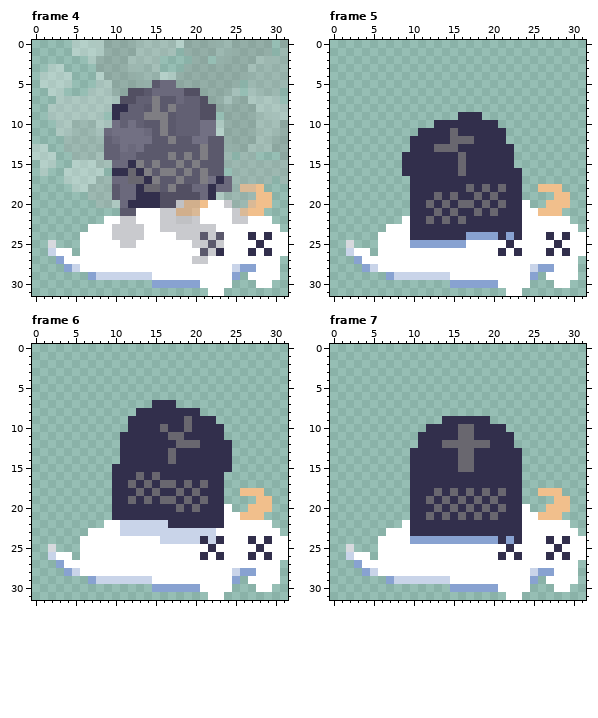
Two versions of one pixel-art file, Textures/Flatten_deathPoof.aseprite. Above is the file before it was changed.
32x32 pixels, 7 frames. Colours within 5 levels of each other are drawn and written as one. Shown: frame 4, frame 5, frame 6, frame 7. The commit also changed other frames, which this record leaves out.
Now the later version:
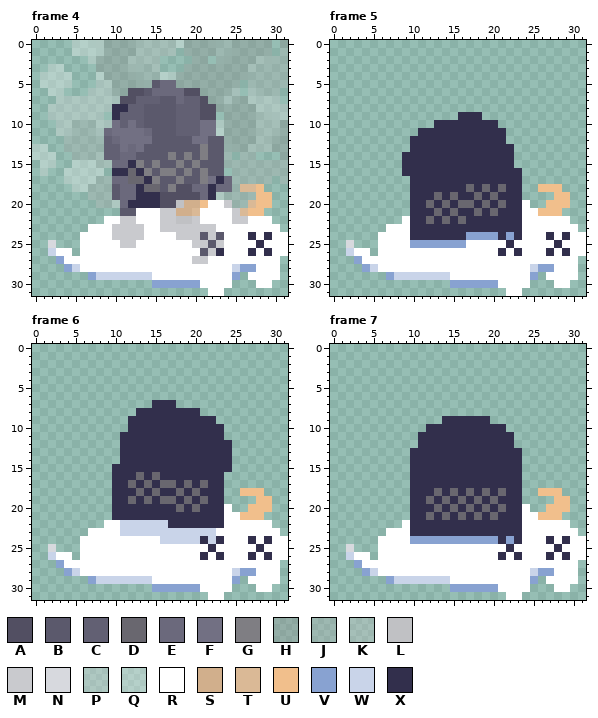
Palette (. is transparent): A #524f62  B #5b596c  C #626073  D #69676f  E #6b697c  F #727083  G #7f7e83  H #918f8e56  J #acacac56  K #c1c1c156  L #c0c1c4  M #c9cace  N #d7d9de  P #dcdcdc56  Q #f2f2f256  R #ffffff  S #d1af8c  T #dab996  U #f1bf8c  V #88a2d1  W #c9d4e9  X #322f4c
From old to new:
Frame 4:
y 7: x 15 G -> C
y 8: x 15 G -> B; x 17 G -> B
y 9: x 14..16 GGG -> BBB
y 10..11: x 16 G -> B
y 12: x 17 G -> B
Frame 5:
y 11: x 15 D -> X
y 12: x 15..17 DDD -> XXX
y 13: x 13..15 DDD -> XXX
y 14..16: x 16 D -> X
Frame 6:
y 9: x 19 D -> X
y 10: x 16 D -> X; x 19 D -> X
y 11: x 17..18 DD -> XX
y 12: x 18..20 DDD -> XXX
y 13..14: x 17 D -> X
Frame 7:
y 10..11: x 16..17 DD -> XX
y 12: x 14..19 DDDDDD -> XXXXXX
y 13..15: x 16..17 DD -> XX
Where, in picture pixels (left, top, right, bottom), the same in both pictures:
changed: (144, 96, 176, 144)
changed: (434, 128, 474, 176)
changed: (160, 416, 200, 464)
changed: (442, 424, 490, 472)
